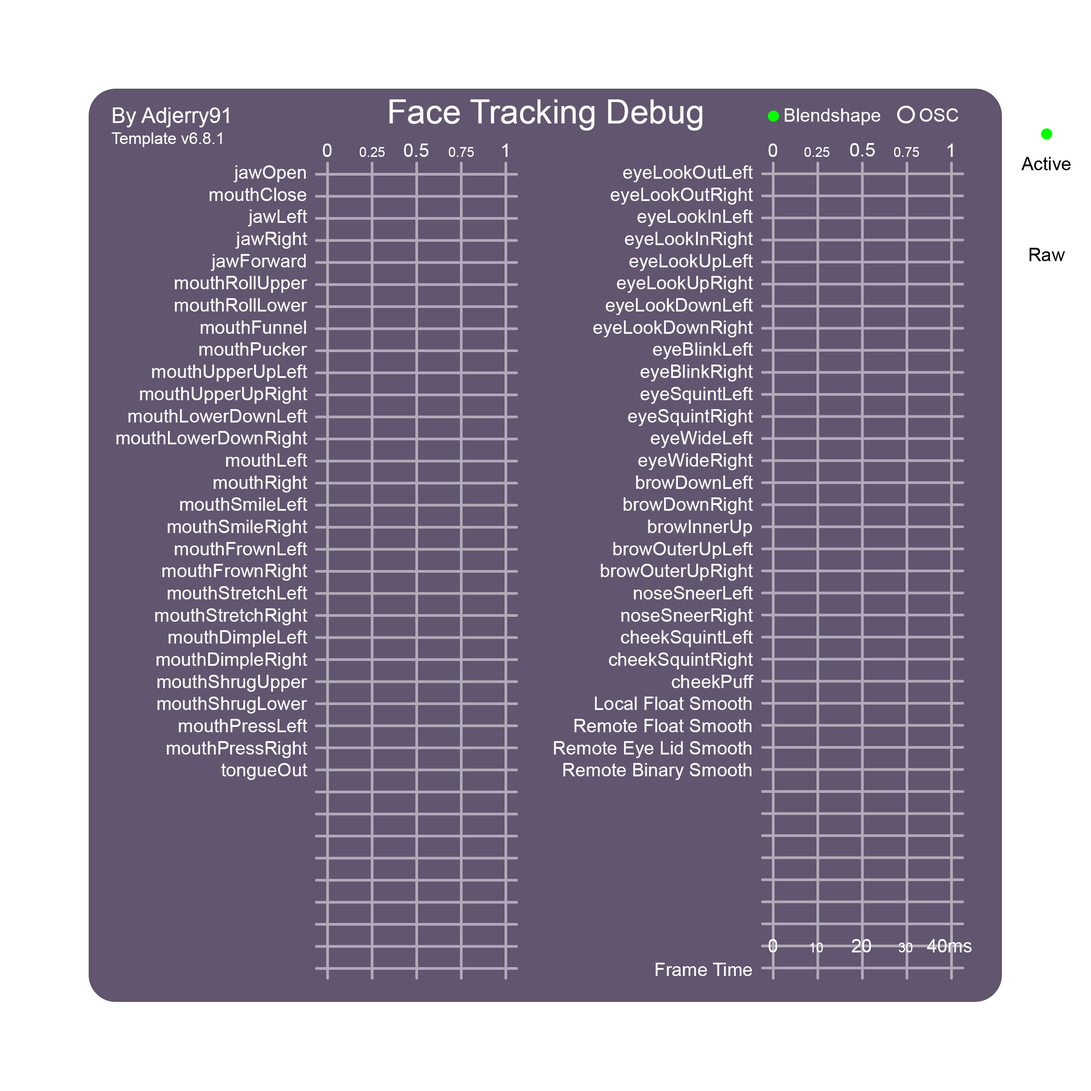
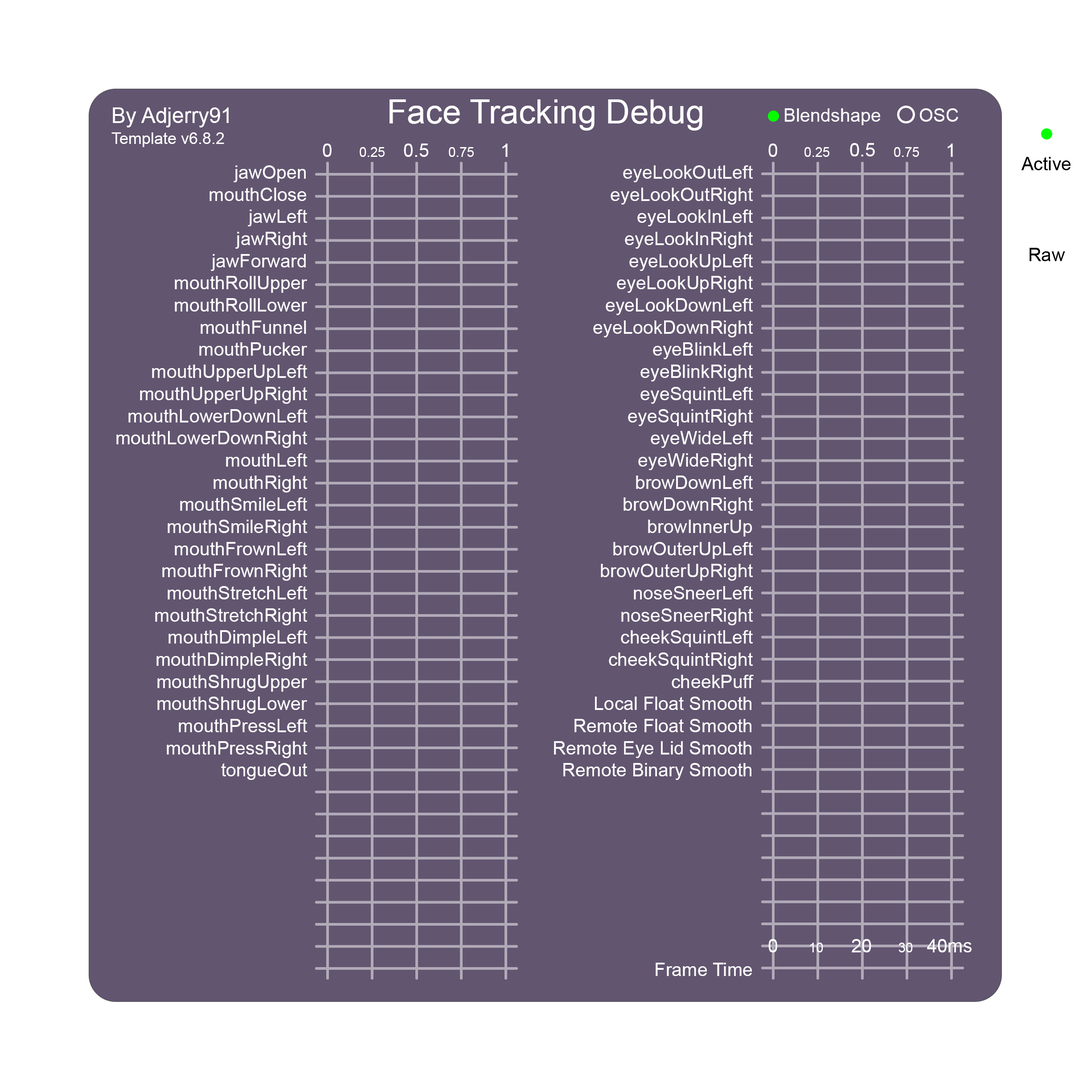
Layers edited between the first and the second 1091x1091 image:
painted on "Template Version" over box(216, 132, 225, 145)
